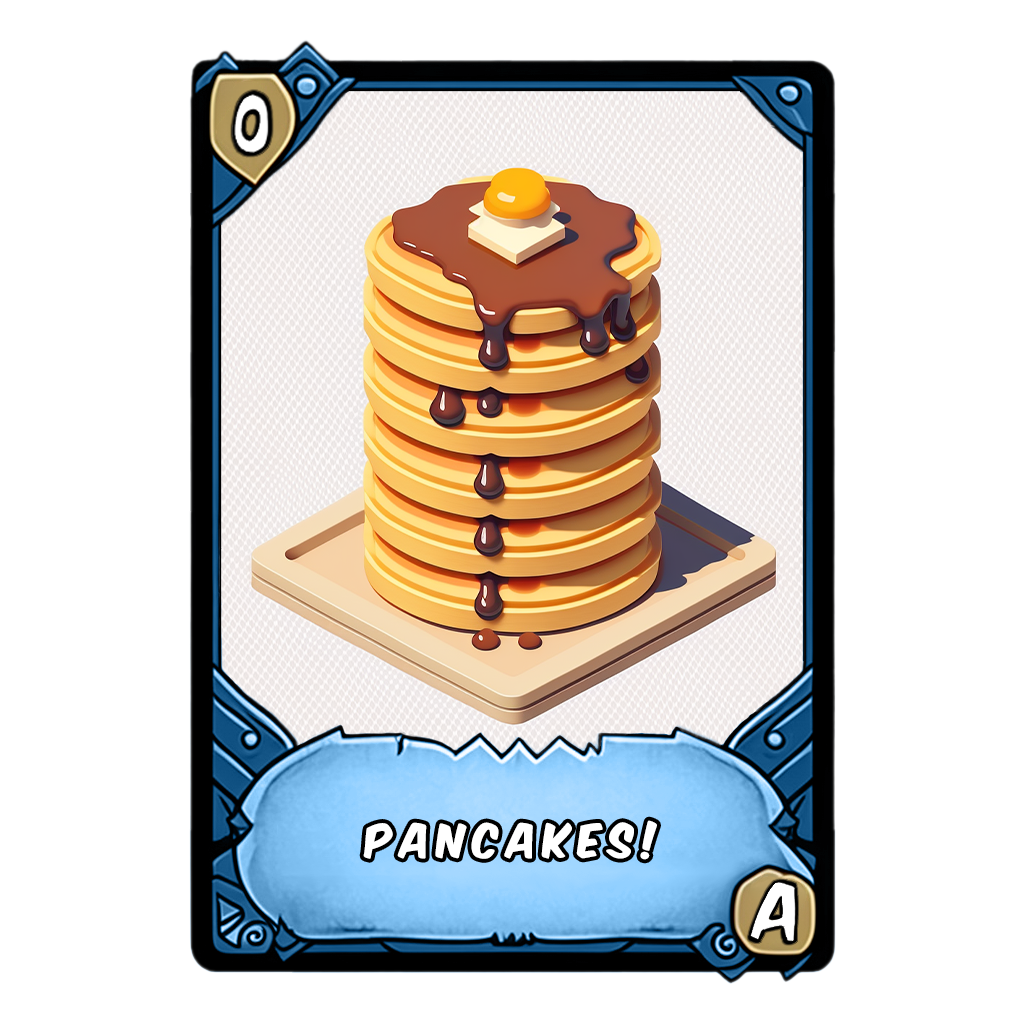
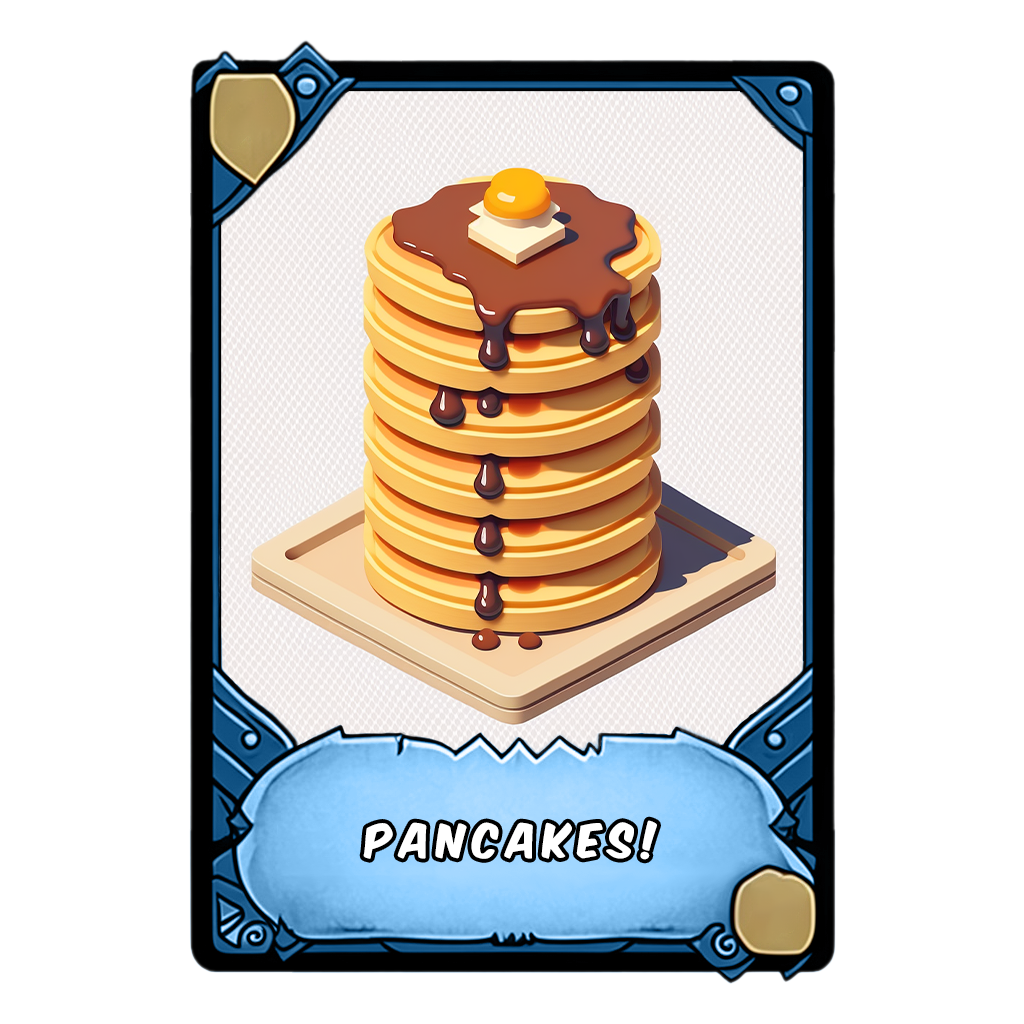
Layers edited between the first and the second 1024px x 1024px image:
removed layer "Grade A" over [746,878,799,946]
removed layer "Num 0" over [230,89,274,158]
